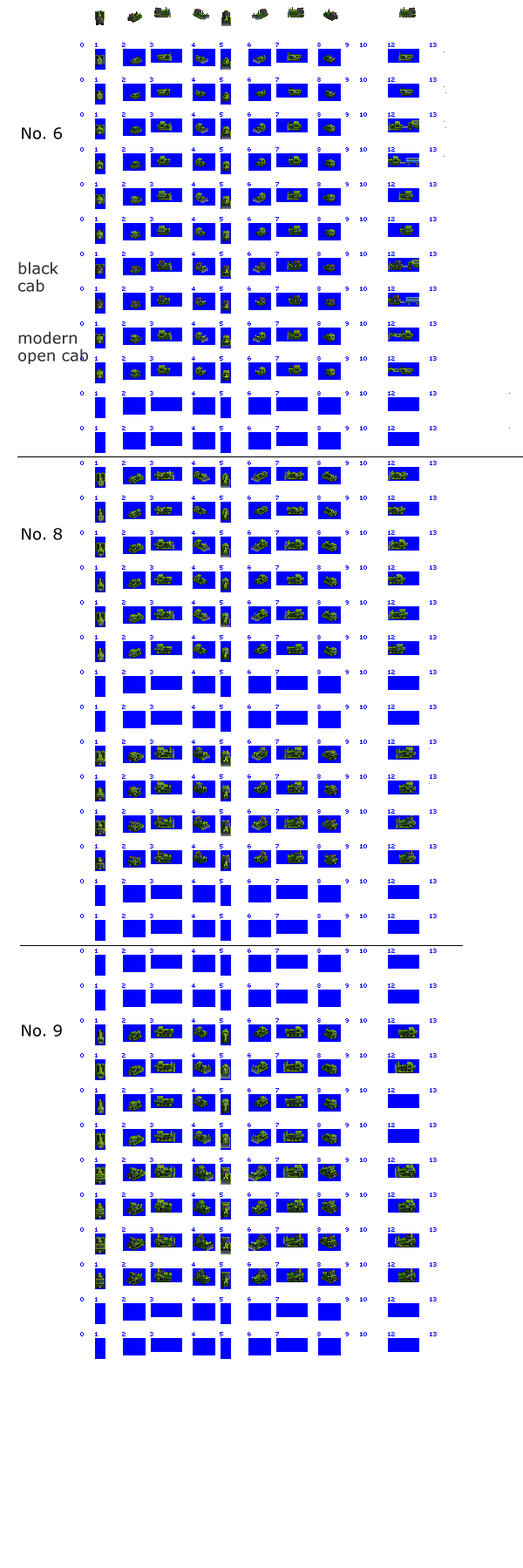
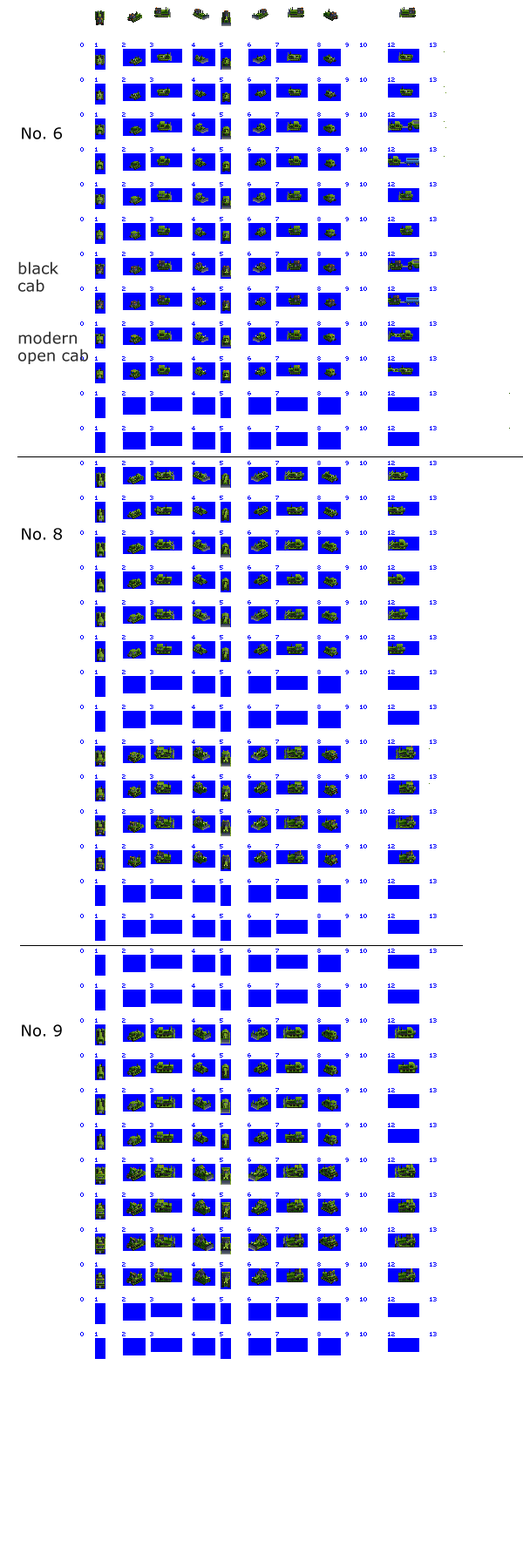
Layer changes from the first w=523, h=1568 image to the second:
painted on "buy menu sprites" (2nd of 2, in "No. 9" › "Early no. 9") over [394, 1026, 418, 1074]
painted on "2 cc cab open" (2nd of 2, in "No. 9" › "Early no. 9") over [156, 1026, 337, 1072]
painted on "2 cc cab enclosed" (2nd of 2, in "No. 9" › "Early no. 9") over [155, 1095, 337, 1142]
painted on "Blade over-body copy" over [160, 1026, 298, 1149]
painted on "body" (4th of 6, in "No. 9" › "Early no. 9") over [154, 1026, 337, 1143]
painted on "Blade behind-body copy" over [95, 1027, 332, 1146]
painted on "tracks" (4th of 6, in "No. 9" › "Early no. 9") over [155, 1028, 338, 1146]
